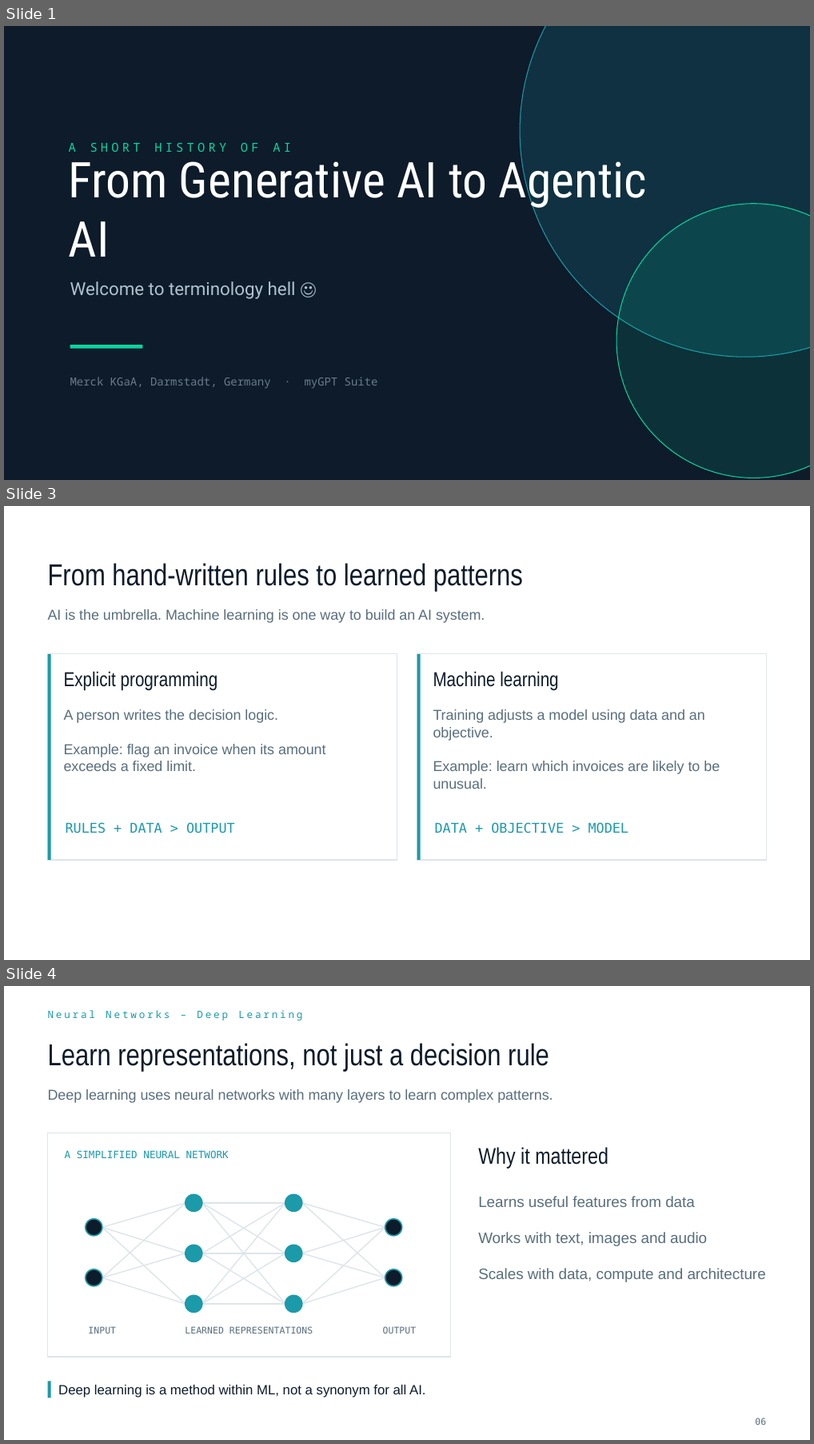
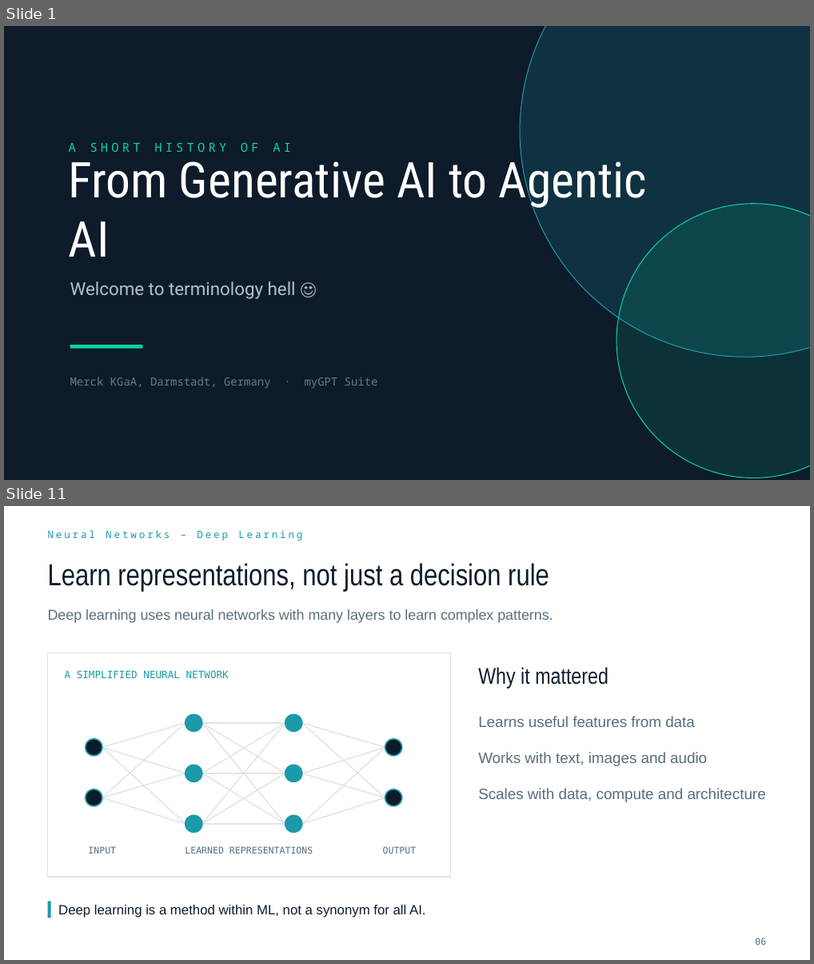
Before and after one commit to lukasroedl/ai-terminology-hell, a slide deck: ai-terminology-hell.pptx. Shown one above the other, each under a label of ours: slides 1, 3 and 4 before the commit, slides 1 and 11 after it; the slides between them are not shown. The pictures are 814x1444 and 814x964 pixels, drawn with LibreOffice and Linux fonts; fonts in the diff are those of the drawing. Boxes give left, top, right and bottom in pixels: in the first picture for what was removed or moved away, otherwise in the second. Text is boxed around its words. In the diff, an @@ line names an element or a change of style, - is before the commit and + after.

```diff
--- a/ai-terminology-hell.pptx
+++ b/ai-terminology-hell.pptx
@@ slide 3 removed at bbox=[4, 506, 810, 960], background #FFFFFF @@
@@ text removed at bbox=[48, 563, 523, 592] @@
-From hand-written rules to learned patterns
@@ text removed at bbox=[48, 609, 485, 623] @@
-AI is the umbrella. Machine learning is one way to build an AI system.
@@ rectangle removed at bbox=[47, 653, 397, 860] @@
@@ rectangle removed at bbox=[47, 653, 50, 860] @@
@@ text removed at bbox=[64, 671, 218, 691] @@
-Explicit programming
@@ rectangle removed at bbox=[417, 653, 766, 860] @@
@@ rectangle removed at bbox=[417, 653, 420, 860] @@
@@ text removed at bbox=[434, 671, 558, 691] @@
-Machine learning
@@ text removed at bbox=[64, 709, 326, 771] @@
-A person writes the decision logic.
-Example: flag an invoice when its amount exceeds a fixed limit.
@@ text removed at bbox=[434, 709, 720, 788] @@
-Training adjusts a model using data and an objective.
-Example: learn which invoices are likely to be unusual.
@@ text removed at bbox=[66, 822, 235, 833] @@
-RULES + DATA > OUTPUT
@@ text removed at bbox=[435, 822, 629, 833] @@
-DATA + OBJECTIVE > MODEL
@@ what was slide 4 is now slide 11 @@
```
Also in this commit, not shown: 2 slides changed, 16 slides added, 18 other files.
